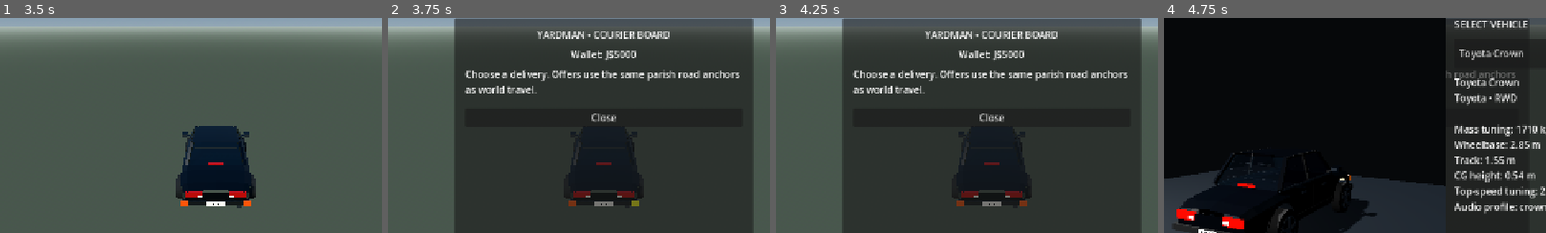
Above: before the commit, frames 1-4 (left to right).
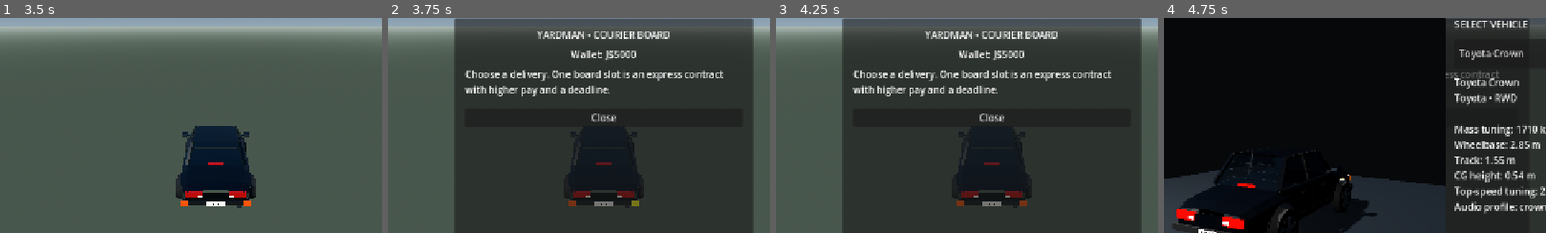
Above: after the commit, the same moments.

Repository: rell28194-rgb/yardman
Game: Godot game, scene res://main.tscn
Two runs of this game, one before a commit and one after it. Both use one fixed random seed, a clock stepped at 60 frames per second and the inputs below.
Inputs:
- Up to frame 1 (3.5 s): click "START / RESTART SELECTED PARI…" at 0.5 s; click "L" at 1.25 s; click "HAZ" at 2 s; click "R" at 2.75 s
- Up to frame 2 (3.75 s): click "JOBS J$5000" at 3.5 s
- Up to frame 3 (4.25 s): no input
- Up to frame 4 (4.75 s): click "GARAGE" at 4.25 s
The pictures show only the part of the screen within x 22-72%, y 24-74%; the shares and areas given below are measured in that part.

Frame 1 is identical in both runs. In frame 2, 1.9% of the frame differs, in the area x 20-92%, y 24-37%; in frame 3, 1.9%; in frame 4, 0.3%.

Commit message:
feat: add express courier contracts and deadlines

Diff:
--- a/godot/scripts/job_runtime.gd
+++ b/godot/scripts/job_runtime.gd
@@ -6,6 +6,9 @@
 const MAX_VALID_STEP_M := 220.0
 const STARTING_WALLET_JMD := 5000
 const OFFER_COUNT := 3
+const CONTRACT_STANDARD := "standard"
+const CONTRACT_EXPRESS := "express"
+const EXPRESS_REWARD_MULTIPLIER := 1.35
 
 var wallet_jmd := STARTING_WALLET_JMD
 var active_job: Dictionary = {}
@@ -54,6 +57,13 @@
         return
     var world := Vector2(float(world_value[0]), float(world_value[2]))
     if not active_job.is_empty():
+        if str(active_job.get("contract_type", CONTRACT_STANDARD)) == CONTRACT_EXPRESS and not get_tree().paused:
+            active_job["time_remaining_s"] = maxf(0.0, float(active_job.get("time_remaining_s", 0.0)) - step)
+            if float(active_job.get("time_remaining_s", 0.0)) <= 0.0:
+                _expire_job(scene, roads)
+                _last_world = world
+                _update_ui()
+                return
         var in_vehicle := bool(player.get("in_vehicle"))
         if in_vehicle and is_finite(_last_world.x):
             active_job["travelled_m"] = float(active_job.get("travelled_m", 0.0)) + eligible_travel_step(_last_world, world)
@@ -76,8 +86,21 @@
 static func reward_for_distance(distance_m: float) -> int:
     return maxi(900, int(round(1200.0 + maxf(distance_m, 0.0) * 0.19)))
 
+static func reward_for_contract(distance_m: float, contract_type: String) -> int:
+    var base := reward_for_distance(distance_m)
+    return int(round(float(base) * EXPRESS_REWARD_MULTIPLIER)) if contract_type == CONTRACT_EXPRESS else base
+
 static func required_travel_for_distance(distance_m: float) -> float:
     return clampf(maxf(distance_m, 0.0) * 0.55, 650.0, 60000.0)
+
+static func express_deadline_for_distance(distance_m: float) -> float:
+    # A gameplay deadline derived from real metre distance, with substantial
+    # slack for Jamaica's road geometry, traffic, weather and stops. It is not
+    # presented as a real-world travel-time estimate.
+    return maxf(300.0, 120.0 + maxf(distance_m, 0.0) / 14.0 * 1.45)
+
+static func express_slot_for(origin: String, sequence: int, count: int) -> int:
+    return deterministic_seed(origin, sequence) % maxi(1, count)
 
 static func eligible_travel_step(previous: Vector2, current: Vector2) -> float:
     if not is_finite(previous.x) or not is_finite(previous.y) or not is_finite(current.x) or not is_finite(current.y):
@@ -117,6 +140,13 @@
             cursor = (cursor + 1) % candidates.size()
     return result
 
+static func format_time(seconds: float) -> String:
+    var total := maxi(0, int(ceil(seconds)))
+    var hours := total / 3600
+    var minutes := (total % 3600) / 60
+    var secs := total % 60
+    return "%d:%02d:%02d" % [hours, minutes, secs] if hours > 0 else "%02d:%02d" % [minutes, secs]
+
 func _refresh_offers(scene: Node, roads) -> void:
     _offers.clear()
     var anchors_value = roads.get("manifest")
@@ -132,14 +162,19 @@
     var origin_xz := anchor_xz(origin_anchor)
     var parish_names: Array = anchors.keys()
     var destinations := offer_destinations(parish_names, origin, _offer_sequence)
-    for destination in destinations:
+    var express_slot := express_slot_for(origin, _offer_sequence, destinations.size())
+    for index in range(destinations.size()):
+        var destination := destinations[index]
         var destination_anchor = anchors.get(destination, {})
         if not destination_anchor is Dictionary or destination_anchor.is_empty():
             continue
         var destination_xz := anchor_xz(destination_anchor)
         var distance := origin_xz.distance_to(destination_xz)
+        var contract_type := CONTRACT_EXPRESS if index == express_slot else CONTRACT_STANDARD
+        var deadline := express_deadline_for_distance(distance) if contract_type == CONTRACT_EXPRESS else 0.0
         _offers.append({
-            "id": "%s-%s-%d" % [origin.replace(" ", "_"), destination.replace(" ", "_"), _offer_sequence],
+            "id": "%s-%s-%d-%s" % [origin.replace(" ", "_"), destination.replace(" ", "_"), _offer_sequence, contract_type],
+            "contract_type": contract_type,
             "origin_parish": origin,
             "destination_parish": destination,
             "origin_x": origin_xz.x,
@@ -147,8 +182,10 @@
             "destination_x": destination_xz.x,
             "destination_z": destination_xz.y,
             "distance_m": distance,
-            "reward_jmd": reward_for_distance(distance),
+            "reward_jmd": reward_for_contract(distance, contract_type),
             "required_travel_m": required_travel_for_distance(distance),
+            "deadline_s": deadline,
+            "time_remaining_s": deadline,
             "travelled_m": 0.0,
             "remaining_m": distance,
         })
@@ -159,6 +196,8 @@
         return
     active_job = offer.duplicate(true)
     active_job["travelled_m"] = 0.0
+    if str(active_job.get("contract_type", CONTRACT_STANDARD)) == CONTRACT_EXPRESS:
+        active_job["time_remaining_s"] = float(active_job.get("deadline_s", 0.0))
     _offer_sequence += 1
     _offers.clear()
     _last_world = Vector2(INF, INF)
@@ -169,11 +208,20 @@
 func _complete_job(scene: Node, roads) -> void:
     var reward := int(active_job.get("reward_jmd", 0))
     var destination := str(active_job.get("destination_parish", "Jamaica"))
+    var contract_type := str(active_job.get("contract_type", CONTRACT_STANDARD))
     wallet_jmd += reward
     active_job.clear()
     _last_world = Vector2(INF, INF)
     if scene.has_method("_notify"):
-        scene.call("_notify", "Delivery complete • J$%d • %s" % [reward, destination])
+        scene.call("_notify", "%s complete • J$%d • %s" % ["Express delivery" if contract_type == CONTRACT_EXPRESS else "Delivery", reward, destination])
+    _refresh_offers(scene, roads)
+
+func _expire_job(scene: Node, roads) -> void:
+    var destination := str(active_job.get("destination_parish", "Jamaica"))
+    active_job.clear()
+    _last_world = Vector2(INF, INF)
+    if scene.has_method("_notify"):
+        scene.call("_notify", "Express delivery expired • %s" % destination)
     _refresh_offers(scene, roads)
 
 func _abandon_job() -> void:
@@ -219,7 +267,17 @@
         var value = job.get(field, null)
         if not (value is int or value is float) or not is_finite(float(value)):
             return false
-    return int(job.get("reward_jmd", 0)) >= 0 and float(job.get("required_travel_m", 0.0)) >= 0.0 and float(job.get("travelled_m", 0.0)) >= 0.0
+    if int(job.get("reward_jmd", 0)) < 0 or float(job.get("required_travel_m", 0.0)) < 0.0 or float(job.get("travelled_m", 0.0)) < 0.0:
+        return false
+    var contract_type := str(job.get("contract_type", CONTRACT_STANDARD))
+    if contract_type not in [CONTRACT_STANDARD, CONTRACT_EXPRESS]:
+        return false
+    if contract_type == CONTRACT_EXPRESS:
+        for field in ["deadline_s", "time_remaining_s"]:
+            var timer_value = job.get(field, null)
+            if not (timer_value is int or timer_value is float) or not is_finite(float(timer_value)) or float(timer_value) < 0.0:
+                return false
+    return true
 
 func _build_ui() -> void:
     _layer = CanvasLayer.new()
@@ -312,7 +370,10 @@
         var button := Button.new()
         button.focus_mode = Control.FOCUS_NONE
         button.custom_minimum_size = Vector2(450.0, 56.0)
-        button.text = "%s → %s  •  %.1f km  •  J$%d" % [str(offer.origin_parish), str(offer.destination_parish), float(offer.distance_m) / 1000.0, int(offer.reward_jmd)]
+        var contract_type := str(offer.get("contract_type", CONTRACT_STANDARD))
+        var prefix := "EXPRESS • " if contract_type == CONTRACT_EXPRESS else ""
+        var timer := " • %s" % format_time(float(offer.get("deadline_s", 0.0))) if contract_type == CONTRACT_EXPRESS else ""
+        button.text = "%s%s → %s  •  %.1f km  •  J$%d%s" % [prefix, str(offer.origin_parish), str(offer.destination_parish), float(offer.distance_m) / 1000.0, int(offer.reward_jmd), timer]
         button.pressed.connect(_accept_offer.bind(offer.duplicate(true)))
         _offer_box.add_child(button)
 
@@ -323,16 +384,22 @@
     _wallet_label.text = "Wallet: J$%d" % wallet_jmd
     if active_job.is_empty():
         _mission_label.visible = false
-        _active_label.text = "Choose a delivery. Offers use the same parish road anchors as world travel."
+        _active_label.text = "Choose a delivery. One board slot is an express contract with higher pay and a deadline."
         _abandon_button.visible = false
     else:
         var destination := str(active_job.get("destination_parish", ""))
         var remaining := maxf(0.0, float(active_job.get("remaining_m", active_job.get("distance_m", 0.0))))
         var travelled := float(active_job.get("travelled_m", 0.0))
         var required := float(active_job.get("required_travel_m", 0.0))
+        var contract_type := str(active_job.get("contract_type", CONTRACT_STANDARD))
+        var express := contract_type == CONTRACT_EXPRESS
+        var timer_text := " • %s" % format_time(float(active_job.get("time_remaining_s", 0.0))) if express else ""
         _mission_label.visible = true
-        _mission_label.text = "DELIVERY → %s  •  %.1f km" % [destination, remaining / 1000.0]
-        _active_label.text = "Active: %s → %s\nReward: J$%d\nDriven: %.1f / %.1f km required\nStop within %.0f m of the destination to complete." % [str(active_job.get("origin_parish", "")), destination, int(active_job.get("reward_jmd", 0)), travelled / 1000.0, required / 1000.0, ARRIVAL_RADIUS_M]
+        _mission_label.text = "%s → %s  •  %.1f km%s" % ["EXPRESS" if express else "DELIVERY", destination, remaining / 1000.0, timer_text]
+        _active_label.text = "Active: %s → %s\nType: %s\nReward: J$%d%s\nDriven: %.1f / %.1f km required\nStop within %.0f m of the destination to complete." % [
+            str(active_job.get("origin_parish", "")), destination, "Express" if express else "Standard", int(active_job.get("reward_jmd", 0)),
+            "\nTime left: %s" % format_time(float(active_job.get("time_remaining_s", 0.0))) if express else "",
+            travelled / 1000.0, required / 1000.0, ARRIVAL_RADIUS_M]
         _abandon_button.visible = true
 
 func _set_world_ui_visible(value: bool) -> void:
@@ -350,4 +417,6 @@
         "offers": _offers.size(),
         "offer_sequence": _offer_sequence,
         "travelled_m": float(active_job.get("travelled_m", 0.0)) if not active_job.is_empty() else 0.0,
+        "contract_type": str(active_job.get("contract_type", "")) if not active_job.is_empty() else "",
+        "time_remaining_s": float(active_job.get("time_remaining_s", 0.0)) if not active_job.is_empty() else 0.0,
     }
